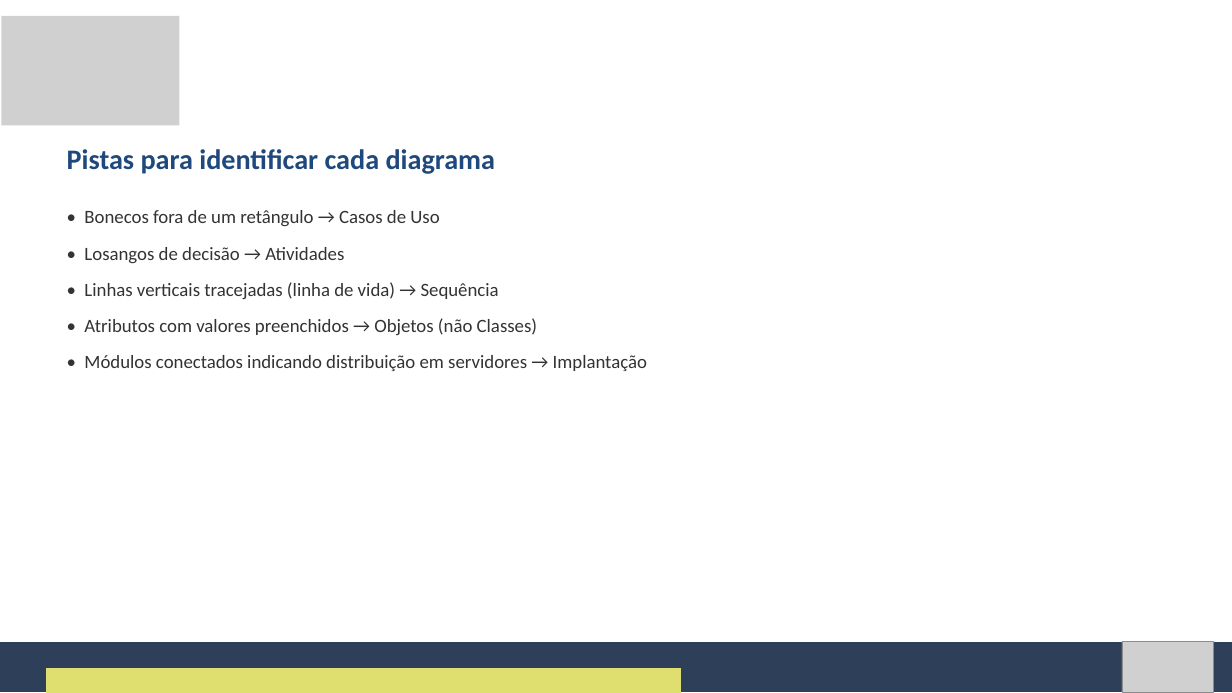
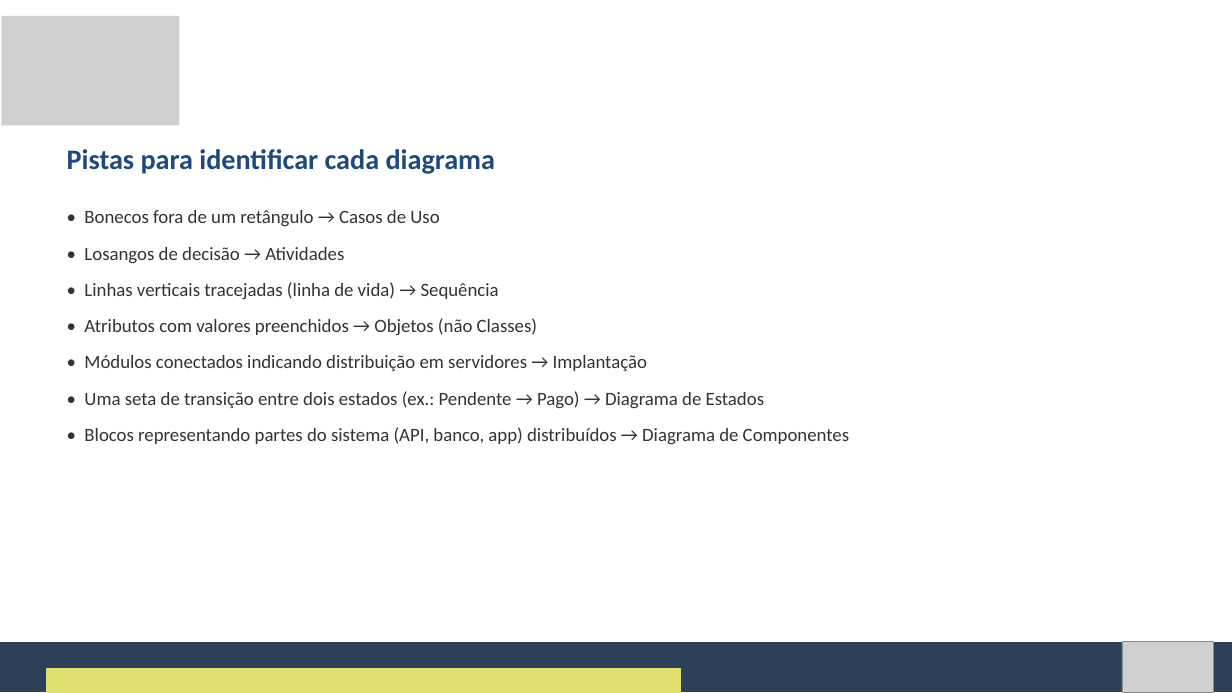
Before and after one commit to Natan20/Curso-Modelagem-De-Sistemas-Material, a slide deck: slide 92 of Aula 03 - 11-09-2026/Aula 3 - Slides.pptx (slide 62 before the commit). Drawn at 1232x693 pixels with LibreOffice and Linux fonts; fonts in the diff are those of the drawing; grey boxes stand for pictures. Boxes give left, top, right and bottom in pixels: in the first picture for what was removed or moved away, otherwise in the second. Text is boxed around its words. In the diff, an @@ line names an element or a change of style, - is before the commit and + after.

Commit message:
Amplia Apostila e Slides da Aula 3 para 104 slides
Adiciona exemplos e aprofundamentos por toda a aula (cenarios extras
de debate, exemplos com Biblioteca/Academia, panorama ilustrado dos
diagramas de Estados/Componentes/Objetos/Implantacao com print
visual, PlantUML, atalhos do draw.io, mini-exercicios com gabarito) e
estende a atividade de classificacao de 6 para 8 itens.

```diff
--- a/Aula 03 - 11-09-2026/Aula 3 - Slides.pptx
+++ b/Aula 03 - 11-09-2026/Aula 3 - Slides.pptx
@@ text at (84,391,849,444): paragraphs added @@
+• Uma seta de transição entre dois estados (ex.: Pendente → Pago) → Diagrama de Estados
+• Blocos representando partes do sistema (API, banco, app) distribuídos → Diagrama de Componentes
```
Also in this commit, not shown: 8 other slides changed, 34 slides added, 2 other files.
